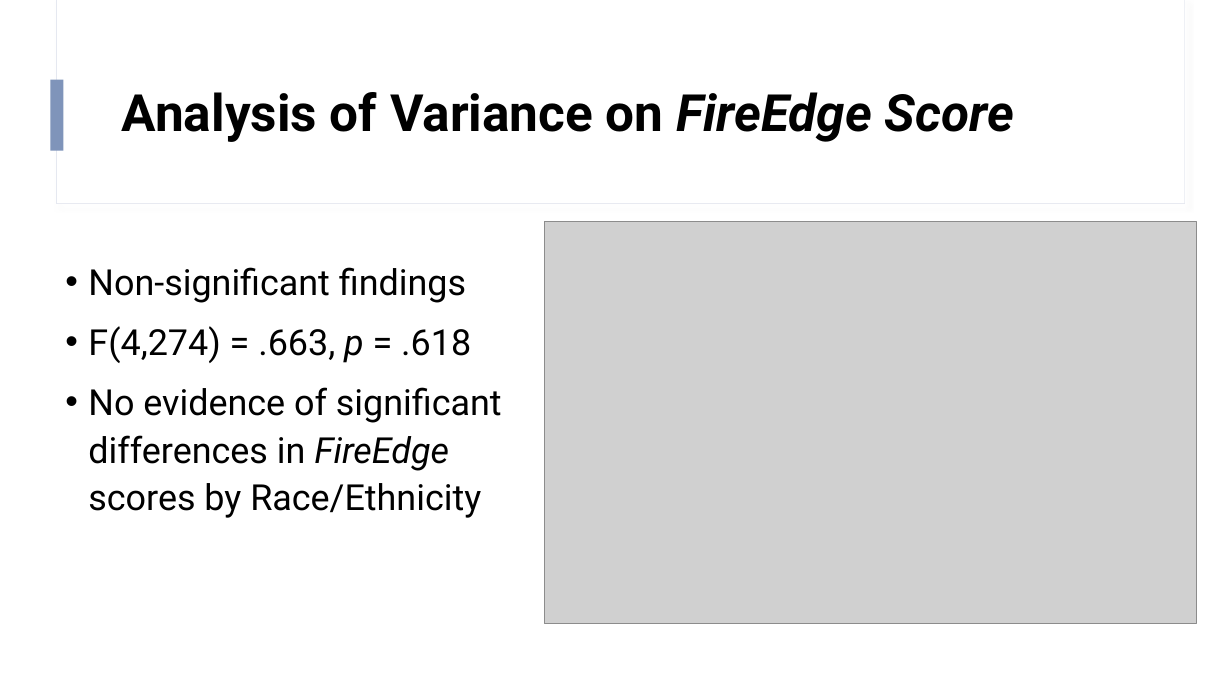
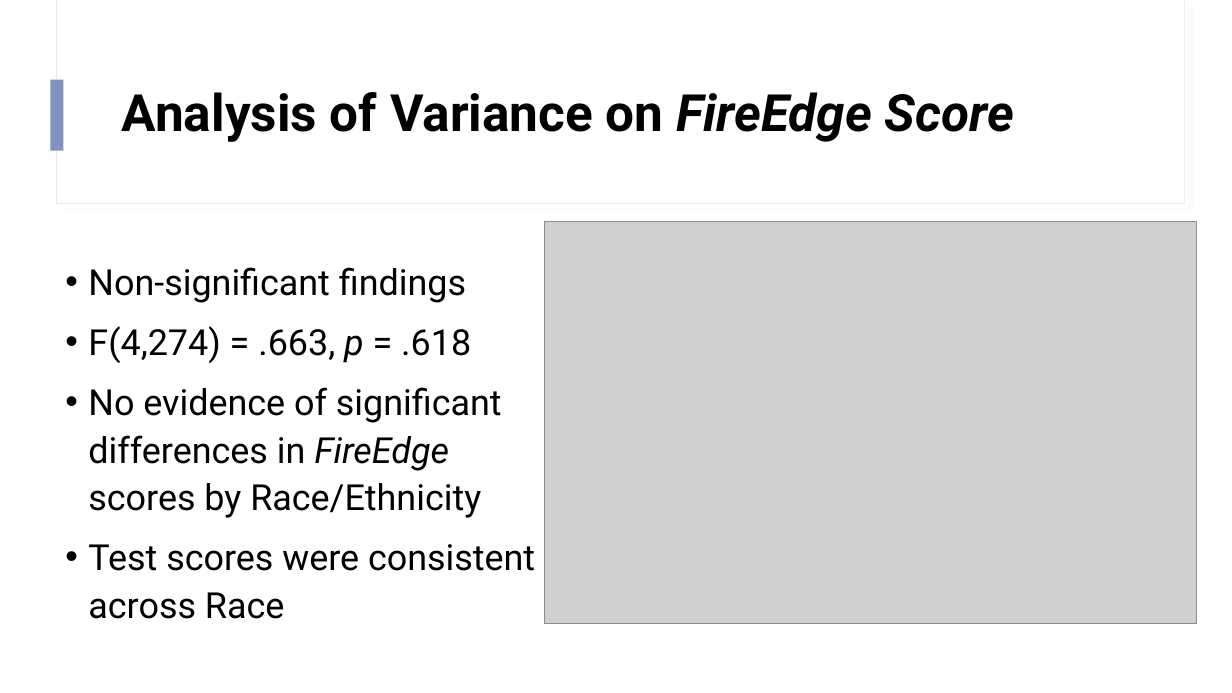
Before and after one commit to SzarR/FireEdge, a slide deck: slide 8 of FireEdge.pptx (slide 6 before the commit). Drawn at 1232x693 pixels with LibreOffice and Linux fonts; fonts in the diff are those of the drawing; grey boxes stand for pictures. Boxes give left, top, right and bottom in pixels: in the first picture for what was removed or moved away, otherwise in the second. Text is boxed around its words. In the diff, an @@ line names an element or a change of style, - is before the commit and + after.

```diff
--- a/FireEdge.pptx
+++ b/FireEdge.pptx
@@ text at [88,544,535,619]: paragraph added @@
+• Test scores were consistent across Race
```
Also in this commit, not shown: 5 other slides changed, 4 other files.
